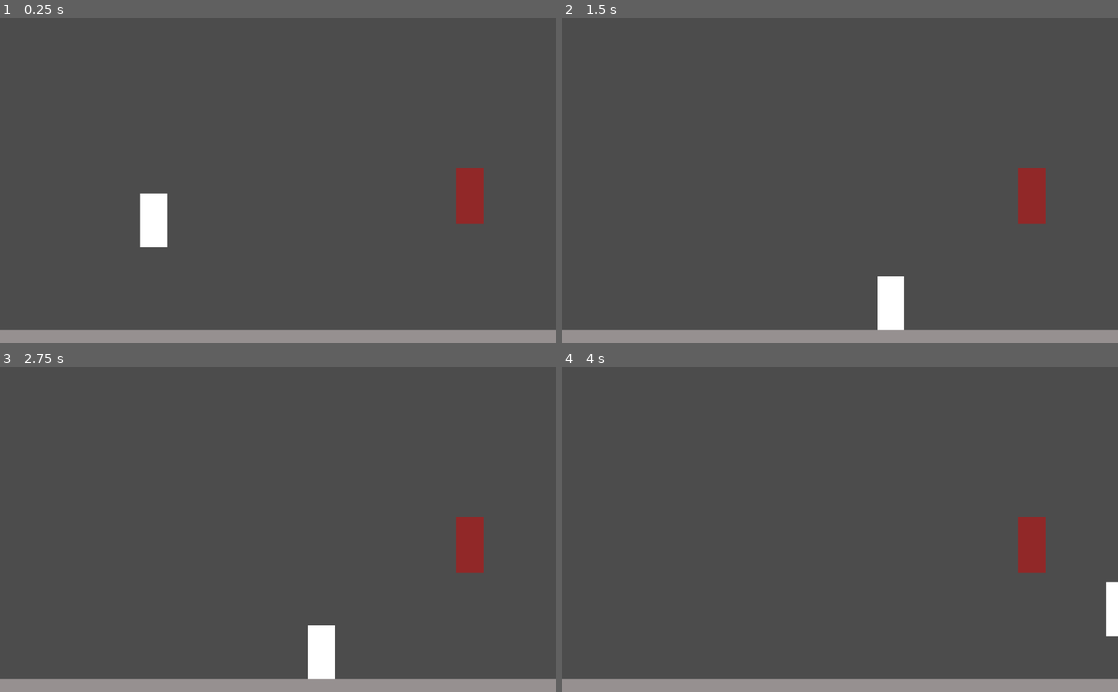
Above: before the commit, frames 1-4 (two rows, left to right).
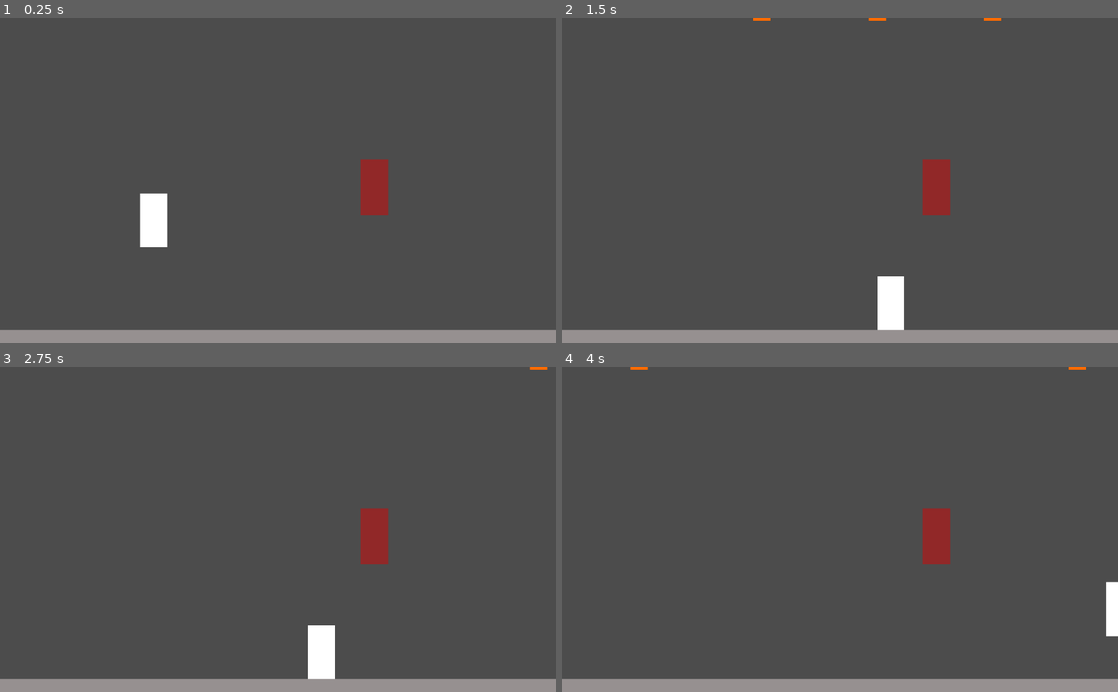
Above: after the commit, the same moments.

Repository: sredna43/gameoff2020
Game: Godot game, scene res://scenes/levels/TestWorld.tscn
Two runs of this game, one before a commit and one after it. Both use one fixed random seed, a clock stepped at 60 frames per second and the inputs below.
Inputs:
- Up to frame 1 (0.25 s): no input
- Up to frame 2 (1.5 s): hold Space (player_shoot) 0.53-1.28 s; hold D (player_right) from 0.53 s (still down); tap W (player_jump) at 0.77 s; tap Shift (player_run) at 1.35 s
- Up to frame 3 (2.75 s): tap W (player_jump) at 1.52 s; tap Space (player_shoot) at 1.55 s; release D (player_right) at 2.03 s; hold A (player_left) from 2.03 s (still down); hold Space (player_shoot) from 2.03 s (still down)
- Up to frame 4 (4 s): release A (player_left) at 2.78 s; release Space (player_shoot) at 2.78 s; hold D (player_right) from 2.78 s (still down); tap Space (player_shoot) at 2.85, 3.8 s; tap W (player_jump) at 3.02, 3.77 s; hold Shift (player_run) from 3.53 s (still down)

The runs differ from the first frame. In frame 1, 1.7% of the frame differs, in the area x 64-87%, y 43-64%; in frame 2, 1.8%, in the area x 34-87%, y 0-64%; in frame 3, 1.8%; in frame 4, 1.8%.
Error before the commit: Trying to assign value of type 'Node2D' to a variable of type 'enemy_fsm.gd'. (res://scenes/enemies/TestEnemy/scripts/controller.gd:20)
Error after the commit: Invalid call. Nonexistent function 'init' in base 'Node2D (enemy_fsm.gd)'. (res://scenes/enemies/TestEnemy/scripts/controller.gd:25)

Commit message:
added shooting

Diff:
--- a/Godot/project.godot
+++ b/Godot/project.godot
@@ -93,6 +93,19 @@
  ]
 }
 
+[layer_names]
+
+2d_render/layer_1="player"
+2d_physics/layer_1="player"
+2d_render/layer_2="enemy"
+2d_physics/layer_2="enemy"
+2d_render/layer_3="world"
+2d_physics/layer_3="world"
+2d_render/layer_4="bullet"
+2d_physics/layer_4="bullet"
+2d_render/layer_5="wall_slide"
+2d_physics/layer_5="wall_slide"
+
 [rendering]
 
 environment/default_environment="res://default_env.tres"
--- a/Godot/scenes/enemies/TestEnemy/Enemy.tscn
+++ b/Godot/scenes/enemies/TestEnemy/Enemy.tscn
@@ -1,6 +1,7 @@
-[gd_scene load_steps=3 format=2]
+[gd_scene load_steps=4 format=2]
 
 [ext_resource path="res://scenes/enemies/TestEnemy/scripts/controller.gd" type="Script" id=1]
+[ext_resource path="res://scenes/enemies/TestEnemy/scripts/state_machine/enemy_fsm.gd" type="Script" id=2]
 
 [sub_resource type="CapsuleShape2D" id=1]
 
@@ -12,6 +13,7 @@
 }
 
 [node name="States" type="Node2D" parent="."]
+script = ExtResource( 2 )
 
 [node name="Timers" type="Node" parent="."]
 
--- a/Godot/scenes/levels/TestWorld.tscn
+++ b/Godot/scenes/levels/TestWorld.tscn
@@ -14,4 +14,4 @@
 scale = Vector2( 2.32, 1 )
 
 [node name="Enemy" parent="." instance=ExtResource( 1 )]
-position = Vector2( 865.22, 328.355 )
+position = Vector2( 689.843, 312.325 )
--- a/Godot/scenes/player/Player.tscn
+++ b/Godot/scenes/player/Player.tscn
@@ -7,6 +7,7 @@
 [ext_resource path="res://scenes/player/scripts/state_machine/states/run.gd" type="Script" id=5]
 [ext_resource path="res://scenes/player/scripts/state_machine/states/jump.gd" type="Script" id=6]
 [ext_resource path="res://scenes/player/scripts/state_machine/states/air.gd" type="Script" id=7]
+[ext_resource path="res://scenes/player/scripts/bullet_spawner.gd" type="Script" id=8]
 
 [sub_resource type="CapsuleShape2D" id=1]
 
@@ -45,6 +46,10 @@
 wait_time = 0.06
 one_shot = true
 
+[node name="ShootTimer" type="Timer" parent="Timers"]
+wait_time = 0.25
+one_shot = true
+
 [node name="CollisionShape2D" type="CollisionShape2D" parent="."]
 shape = SubResource( 1 )
 
@@ -56,3 +61,12 @@
 __meta__ = {
 "_edit_use_anchors_": false
 }
+
+[node name="BulletSpawnerLocation" type="Position2D" parent="."]
+__meta__ = {
+"_edit_group_": true
+}
+
+[node name="Spawner" type="Node2D" parent="BulletSpawnerLocation"]
+script = ExtResource( 8 )
+[connection signal="shoot" from="." to="BulletSpawnerLocation/Spawner" method="fire"]
--- /dev/null
+++ b/Godot/scenes/player/scripts/bullet.gd
@@ -0,0 +1,16 @@
+# Bullet script, moves the bullet
+
+extends KinematicBody2D
+
+var velocity: Vector2 = Vector2.ZERO
+var direction: int = 0
+
+func _ready() -> void:
+    set_as_toplevel(true)
+
+func _physics_process(delta: float) -> void:
+    if is_on_wall():
+        queue_free()
+    else:
+        velocity.x = 850 * direction
+    velocity = move_and_slide(velocity, Vector2.UP)
--- /dev/null
+++ b/Godot/scenes/player/scripts/bullet_spawner.gd
@@ -0,0 +1,11 @@
+# Controls the spawner for the bullets that the player can fire
+
+extends Node2D
+
+var bullet = preload("res://scenes/player/weapon/Bullet.tscn")
+onready var location = get_parent()
+
+func fire(direction: int) -> void:
+    var new_bullet = bullet.instance()
+    new_bullet.direction = direction
+    add_child(new_bullet)
--- a/Godot/scenes/player/scripts/controller.gd
+++ b/Godot/scenes/player/scripts/controller.gd
@@ -18,6 +18,7 @@
 var velocity: Vector2 = Vector2.ZERO
 var vx: float = 0 setget _set_vx, _get_vx
 var vy: float = 0 setget _set_vy, _get_vy
+var direction: int = 1
 
 # Input (Variables)
 var horizontal_input: int = 0
@@ -26,6 +27,7 @@
 # Timers
 onready var jump_timer: Timer = $Timers/JumpTimer
 onready var floor_timer: Timer = $Timers/GroundTimer
+onready var shoot_timer: Timer = $Timers/ShootTimer
 var grounded: bool = false setget , _get_grounded
 var jumping: bool = false setget , _get_jumping
 
@@ -52,9 +54,14 @@
     vertical_input = (
         int(Input.is_action_pressed("player_jump"))
         - int(Input.is_action_pressed("player_down")))
-
+    direction = horizontal_input if horizontal_input else direction
+    # Jump
     if Input.is_action_just_pressed("player_jump"):
         jump_timer.start()
+    # Shoot
+    if Input.is_action_pressed("player_shoot") and shoot_timer.is_stopped():
+        emit_signal("shoot", direction)
+        shoot_timer.start()
     if is_on_floor():
         velocity.y = 0
         floor_timer.start()
@@ -71,6 +78,7 @@
     vx = val
 
 func _get_vx() -> float:
+    vx = velocity.x
     return vx
 
 func _set_vy(val:float) -> void:
@@ -78,6 +86,7 @@
     vy = val
 
 func _get_vy() -> float:
+    vy = velocity.y
     return vy
 
 func _get_grounded() -> bool:
--- /dev/null
+++ b/Godot/scenes/player/weapon/Bullet.tscn
@@ -0,0 +1,24 @@
+[gd_scene load_steps=3 format=2]
+
+[ext_resource path="res://scenes/player/scripts/bullet.gd" type="Script" id=1]
+
+[sub_resource type="RectangleShape2D" id=1]
+extents = Vector2( 16.2748, 5.46426 )
+
+[node name="Bullet" type="KinematicBody2D"]
+collision_layer = 8
+collision_mask = 6
+script = ExtResource( 1 )
+
+[node name="ColorRect" type="ColorRect" parent="."]
+margin_left = -15.9951
+margin_top = -5.05108
+margin_right = 16.0049
+margin_bottom = 4.94892
+color = Color( 1, 0.423529, 0, 1 )
+__meta__ = {
+"_edit_use_anchors_": false
+}
+
+[node name="CollisionShape2D" type="CollisionShape2D" parent="."]
+shape = SubResource( 1 )
Not shown: 1 places in Godot/scenes/player/Player.tscn that only renumber resources
